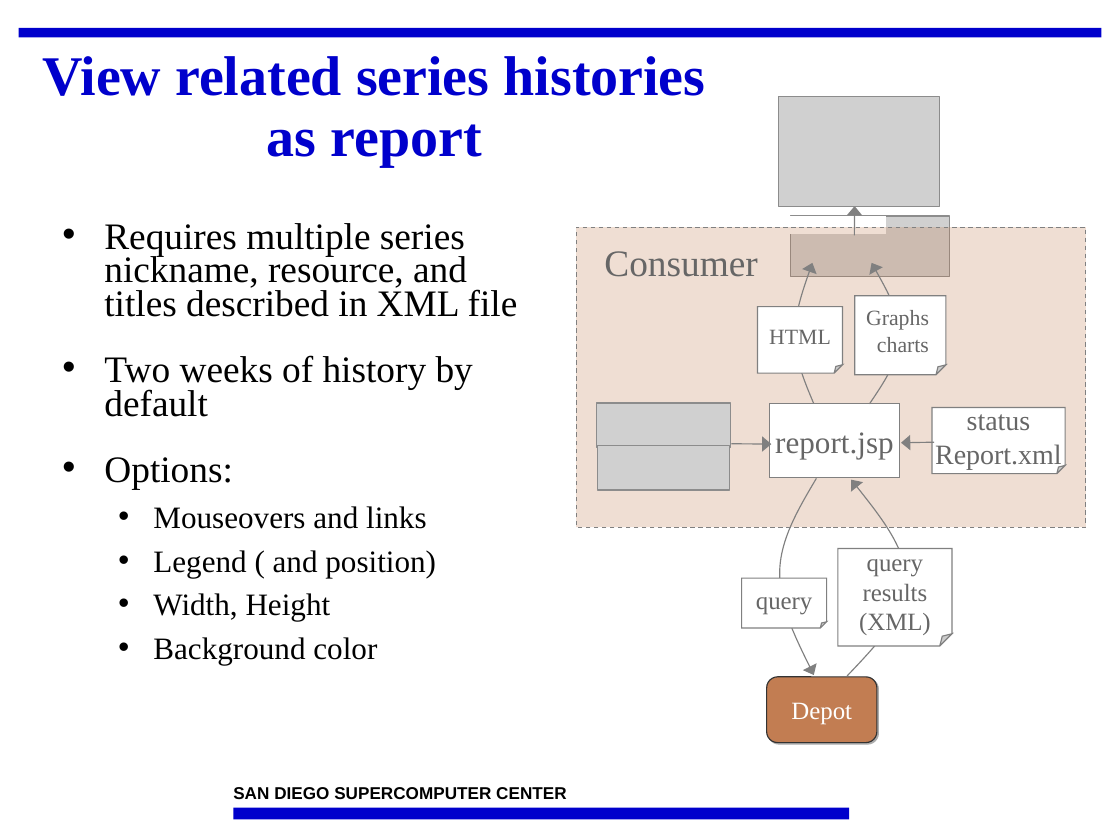
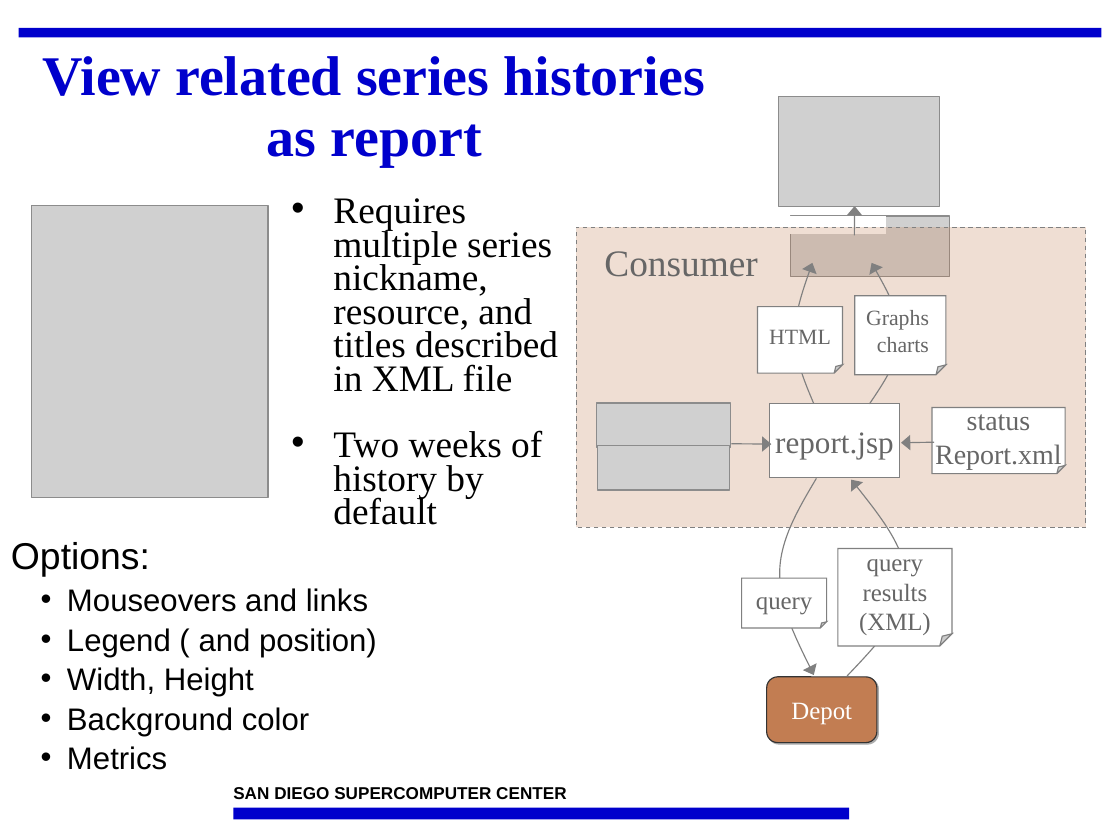
Before and after one commit to IncaProject/inca-xsede, a slide deck: slide 18 of talks/2010/2010workshop/consumer.ppt. Drawn at 1120x840 pixels with LibreOffice and Linux fonts; fonts in the diff are those of the drawing; grey boxes stand for pictures; background and template pictures are left out. Boxes give left, top, right and bottom in pixels: in the first picture for what was removed or moved away, otherwise in the second. Text is boxed around its words. In the diff, an @@ line names an element or a change of style, - is before the commit and + after.

```diff
--- a/talks/2010/2010workshop/consumer.ppt
+++ b/talks/2010/2010workshop/consumer.ppt
@@ picture added at box(31, 205, 268, 497) @@
@@ text "Requires multiple series nickname, resource, ...": place and size @@
-text "Requires multiple series nickname, resource, ..." at box(104, 223, 518, 665)
+text "Requires multiple series nickname, resource, ..." at box(333, 198, 558, 525)
@@ text at box(104, 457, 436, 665): paragraphs removed @@
-• Options:
-  • Mouseovers and links
-  • Legend ( and position)
-  • Width, Height
-  • Background color
@@ text added at box(11, 542, 377, 770), 20 pt, text #000000 @@
+Options:
+  • Mouseovers and links
+  • Legend ( and position)
+  • Width, Height
+  • Background color
+  • Metrics
```
Also in this commit, not shown: 6 other slides changed, 1 slide added.
